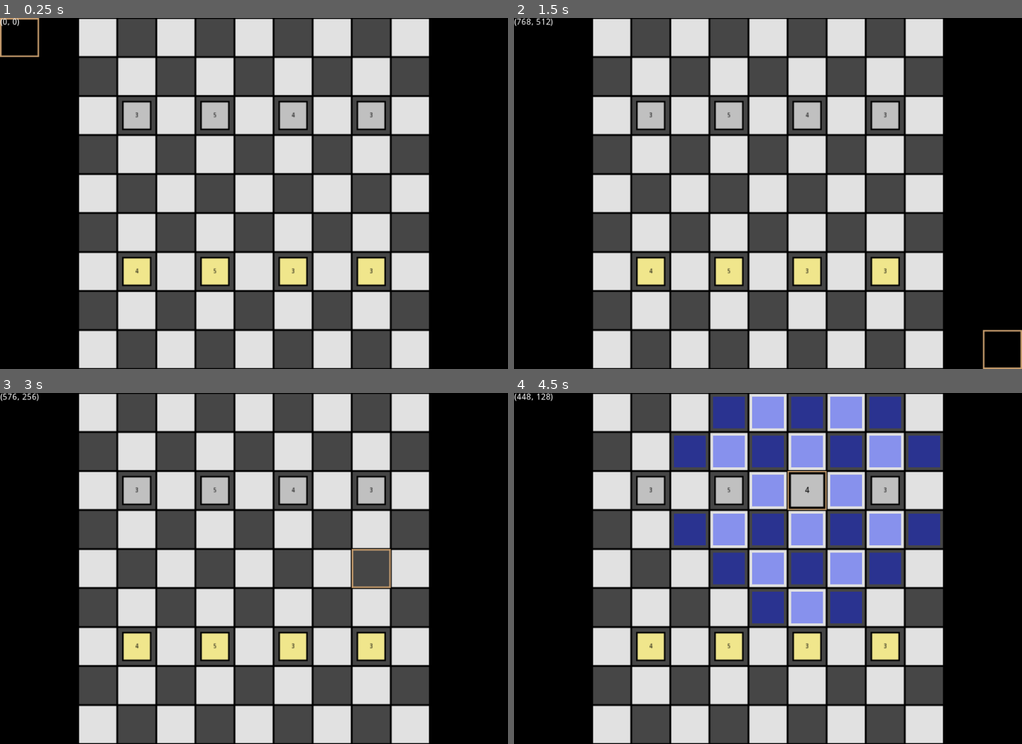
Above: before the commit, frames 1-4 (two rows, left to right).
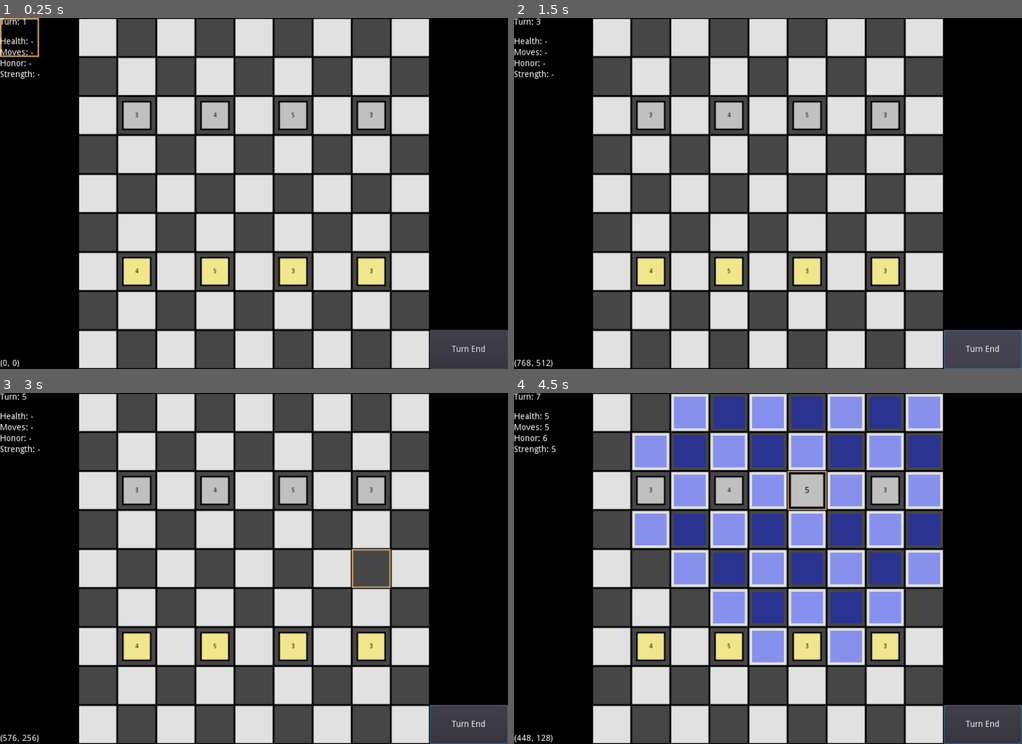
Above: after the commit, the same moments.

Repository: Taleshire/schachpira
Game: Godot game, scene res://assets/scenes/Level.tscn
Same seed, same stepped clock (60 frames per second), same inputs: the game is played once before the commit and once after it.
Inputs (mouse positions are in pixels of both pictures, inside the frame that each line leads up to):
- Up to frame 1 (0.25 s): no input
- Up to frame 2 (1.5 s): click (981, 347) at 0.5 s, where only the run after the commit has a clickable "Turn End"; click (981, 347) at 1.25 s, where only the run after the commit has a clickable "Turn End"
- Up to frame 3 (3 s): click (467, 722) at 2 s, where only the run after the commit has a clickable "Turn End"; tap Enter at 2.75 s; move the mouse to (365, 550) at 2.77 s; click (365, 550) at 2.85 s
- Up to frame 4 (4.5 s): right-click (879, 550) at 3.05 s; tap Space at 3.5 s; move the mouse to (666, 586) at 3.52 s; right-click (666, 586) at 3.6 s; click (666, 586) at 3.8 s; tap Enter at 4.25 s; move the mouse to (818, 491) at 4.27 s; click (818, 491) at 4.35 s

The runs differ from the first frame. In frame 1, 2.1% of the frame differs, in the area x 0-100%, y 0-100%; in frame 2, 2.1%; in frame 3, 2.1%; in frame 4, 9.1%.

Commit message:
simple turns, active actor stats, side variable for actors

Diff:
--- a/assets/scenes/Level.tscn
+++ b/assets/scenes/Level.tscn
@@ -44,44 +44,64 @@
 [node name="Actor1" parent="Actors" instance=ExtResource( 4 )]
 editor/display_folded = true
 position = Vector2( 352, 416 )
+HEALTH_MAX = 10
 MOVES_MAX = 5
+STRENGTH_MAX = 1
+SIDE = 1
 
 [node name="Actor2" parent="Actors" instance=ExtResource( 4 )]
 editor/display_folded = true
 position = Vector2( 224, 416 )
+SIDE = 1
 
 [node name="Actor3" parent="Actors" instance=ExtResource( 4 )]
 editor/display_folded = true
 position = Vector2( 608, 416 )
-MOVES_MAX = 3
+HEALTH_MAX = 6
+MOVES_MAX = 3
+STRENGTH_MAX = 3
+SIDE = 1
 
 [node name="Actor4" parent="Actors" instance=ExtResource( 4 )]
 editor/display_folded = true
 position = Vector2( 480, 416 )
 MOVES_MAX = 3
+SIDE = 1
 
 [node name="Foe1" parent="Actors" instance=ExtResource( 4 )]
 editor/display_folded = true
 position = Vector2( 352, 160 )
 texture = ExtResource( 5 )
+HEALTH_MAX = 11
+STRENGTH_MAX = 1
+SIDE = 1
+
+[node name="Foe2" parent="Actors" instance=ExtResource( 4 )]
+editor/display_folded = true
+position = Vector2( 480, 160 )
+texture = ExtResource( 5 )
+HEALTH_MAX = 5
 MOVES_MAX = 5
-
-[node name="Foe2" parent="Actors" instance=ExtResource( 4 )]
-editor/display_folded = true
-position = Vector2( 480, 160 )
-texture = ExtResource( 5 )
+STRENGTH_MAX = 5
+SIDE = 1
 
 [node name="Foe3" parent="Actors" instance=ExtResource( 4 )]
 editor/display_folded = true
 position = Vector2( 608, 160 )
 texture = ExtResource( 5 )
-MOVES_MAX = 3
+HEALTH_MAX = 6
+MOVES_MAX = 3
+STRENGTH_MAX = 3
+SIDE = 1
 
 [node name="Foe4" parent="Actors" instance=ExtResource( 4 )]
 editor/display_folded = true
 position = Vector2( 224, 160 )
 texture = ExtResource( 5 )
-MOVES_MAX = 3
+HEALTH_MAX = 12
+MOVES_MAX = 3
+STRENGTH_MAX = 1
+SIDE = 1
 
 [node name="UI" type="CanvasLayer" parent="."]
 layer = 1
@@ -119,6 +139,25 @@
 anchor_top = 0.0
 anchor_right = 0.0
 anchor_bottom = 0.0
+margin_top = 560.0
+margin_right = 40.0
+margin_bottom = 574.0
+rect_pivot_offset = Vector2( 0, 0 )
+rect_clip_content = false
+mouse_filter = 2
+mouse_default_cursor_shape = 0
+size_flags_horizontal = 1
+size_flags_vertical = 4
+valign = 2
+percent_visible = 1.0
+lines_skipped = 0
+max_lines_visible = -1
+
+[node name="Turn" type="Label" parent="UI/Draw"]
+anchor_left = 0.0
+anchor_top = 0.0
+anchor_right = 0.0
+anchor_bottom = 0.0
 margin_right = 40.0
 margin_bottom = 14.0
 rect_pivot_offset = Vector2( 0, 0 )
@@ -130,3 +169,112 @@
 percent_visible = 1.0
 lines_skipped = 0
 max_lines_visible = -1
+
+[node name="TurnEnd" type="Button" parent="UI/Draw"]
+anchor_left = 0.0
+anchor_top = 0.0
+anchor_right = 0.0
+anchor_bottom = 0.0
+margin_left = 704.0
+margin_top = 512.0
+margin_right = 832.0
+margin_bottom = 576.0
+rect_pivot_offset = Vector2( 0, 0 )
+rect_clip_content = false
+focus_mode = 2
+mouse_filter = 0
+mouse_default_cursor_shape = 0
+size_flags_horizontal = 1
+size_flags_vertical = 1
+toggle_mode = false
+enabled_focus_mode = 2
+shortcut = null
+group = null
+flat = false
+align = 1
+
+[node name="ActiveActor" type="GridContainer" parent="UI/Draw"]
+anchor_left = 0.0
+anchor_top = 0.0
+anchor_right = 0.0
+anchor_bottom = 0.0
+margin_top = 32.0
+margin_right = 46.0
+margin_bottom = 100.0
+rect_pivot_offset = Vector2( 0, 0 )
+rect_clip_content = false
+mouse_filter = 1
+mouse_default_cursor_shape = 0
+size_flags_horizontal = 1
+size_flags_vertical = 1
+columns = 1
+
+[node name="Health" type="Label" parent="UI/Draw/ActiveActor"]
+anchor_left = 0.0
+anchor_top = 0.0
+anchor_right = 0.0
+anchor_bottom = 0.0
+margin_bottom = 14.0
+rect_pivot_offset = Vector2( 0, 0 )
+rect_clip_content = false
+mouse_filter = 2
+mouse_default_cursor_shape = 0
+size_flags_horizontal = 1
+size_flags_vertical = 4
+percent_visible = 1.0
+lines_skipped = 0
+max_lines_visible = -1
+
+[node name="Moves" type="Label" parent="UI/Draw/ActiveActor"]
+anchor_left = 0.0
+anchor_top = 0.0
+anchor_right = 0.0
+anchor_bottom = 0.0
+margin_top = 18.0
+margin_bottom = 32.0
+rect_pivot_offset = Vector2( 0, 0 )
+rect_clip_content = false
+mouse_filter = 2
+mouse_default_cursor_shape = 0
+size_flags_horizontal = 1
+size_flags_vertical = 4
+percent_visible = 1.0
+lines_skipped = 0
+max_lines_visible = -1
+
+[node name="Honor" type="Label" parent="UI/Draw/ActiveActor"]
+anchor_left = 0.0
+anchor_top = 0.0
+anchor_right = 0.0
+anchor_bottom = 0.0
+margin_top = 36.0
+margin_bottom = 50.0
+rect_pivot_offset = Vector2( 0, 0 )
+rect_clip_content = false
+mouse_filter = 2
+mouse_default_cursor_shape = 0
+size_flags_horizontal = 1
+size_flags_vertical = 4
+percent_visible = 1.0
+lines_skipped = 0
+max_lines_visible = -1
+
+[node name="Strength" type="Label" parent="UI/Draw/ActiveActor"]
+anchor_left = 0.0
+anchor_top = 0.0
+anchor_right = 0.0
+anchor_bottom = 0.0
+margin_top = 54.0
+margin_bottom = 68.0
+rect_pivot_offset = Vector2( 0, 0 )
+rect_clip_content = false
+mouse_filter = 2
+mouse_default_cursor_shape = 0
+size_flags_horizontal = 1
+size_flags_vertical = 4
+percent_visible = 1.0
+lines_skipped = 0
+max_lines_visible = -1
+
+[connection signal="button_down" from="UI/Draw/TurnEnd" to="." method="_on_TurnEnd_button_down"]
+[connection signal="button_up" from="UI/Draw/TurnEnd" to="UI/Draw" method="_on_TurnEnd_button_up"]
--- a/assets/scripts/actor.gd
+++ b/assets/scripts/actor.gd
@@ -10,6 +10,7 @@
 export(int) var MOVES_MAX = 4
 export(int) var STRENGTH_MAX = 2
 export(int) var ATTACK_RANGE = 1
+export(int) var SIDE = 1
 
 var health : int
 var moves : int
@@ -62,6 +63,7 @@
 
 func turn_end():
 	moves = MOVES_MAX
+	honor = honor + 1
 	can_move = true
 	can_attack = true
 
--- a/assets/scripts/level.gd
+++ b/assets/scripts/level.gd
@@ -3,14 +3,15 @@
 onready var map = get_node("Map")
 onready var actors = get_node("Actors").get_children()
 onready var draw = get_node("UI/Draw")
-
 var active_actor = null setget set_active_actor
 
+var turn : int = 1
 
 func _ready():
 	for actor in actors:
 		map.block_tile(map.flatten(map.world_to_map(actor.get_position())))
 		print(actor.name, ": ", actor.get_position())
+	set_active_actor(null)
 	set_process_input(true)
 
 
@@ -71,7 +72,14 @@
 		active_actor.reduce_sprite()
 		map.block_tile(map.flatten(active_actor.get_map_position()))
 	active_actor = new_actor
+	draw.draw_actor_stats()
 	print("Actor changed!: ", active_actor)
 	if active_actor != null:
 		active_actor.enlarge_sprite()
 		map.unblock_tile(map.flatten(active_actor.get_map_position()))
+
+
+func _on_TurnEnd_button_down():
+	for actor in actors:
+		actor.turn_end()
+	turn = turn + 1
--- a/assets/scripts/ui.gd
+++ b/assets/scripts/ui.gd
@@ -6,6 +6,13 @@
 onready var container = get_node("MarkerContainer")
 onready var tile = get_node("Tile")
 onready var actors = get_node("../../Actors").get_children()
+onready var turn_end = get_node("TurnEnd")
+onready var turn = get_node("Turn")
+
+onready var health = get_node("ActiveActor/Health")
+onready var moves = get_node("ActiveActor/Moves")
+onready var honor = get_node("ActiveActor/Honor")
+onready var strength = get_node("ActiveActor/Strength")
 
 var move_marker = preload("res://assets/scenes/Marker.tscn")
 
@@ -13,6 +20,12 @@
 
 const BASE_LINE_WIDTH = 3.0
 const DRAW_COLOR = Color('#fff')
+
+
+func _ready():
+	turn.text = str("Turn: ", level.turn)
+	turn_end.text = String("Turn End")
+
 
 func _process(delta):
 	for actor in actors:
@@ -42,9 +55,23 @@
 		last = current
 	draw_circle(end_fixed, BASE_LINE_WIDTH * 2.0, DRAW_COLOR)
 
+
 #
 # P U B L I C   M E T H O D S
 #
+
+
+func draw_actor_stats():
+	if level.active_actor != null:
+		health.text = str("Health: ", level.active_actor.health)
+		moves.text = str("Moves: ", level.active_actor.moves)
+		honor.text = str("Honor: ", level.active_actor.honor)
+		strength.text = str("Strength: ", level.active_actor.strength)
+	else:
+		health.text = str("Health: -")
+		moves.text = str("Moves: -")
+		honor.text = str("Honor: -")
+		strength.text = str("Strength: -")
 
 
 func draw_marker():
@@ -70,3 +97,7 @@
 	var children = container.get_children()
 	for c in children:
 		c.queue_free()
+
+
+func _on_TurnEnd_button_up():
+	turn.text = String("Turn: ") + String(level.turn)
--- a/todo.gd
+++ b/todo.gd
@@ -20,10 +20,10 @@
 
 
 # T U R N   S Y S T E M
-#	[] add a "turn end" button
-#		[] reset moves
-#		[] earn honor
-#		[] health / mira regeneration?
+#	[x] add a "turn end" button
+#		[x] reset moves
+#		[x] earn honor
+#		- health / mira regeneration?
 
 
 # C O M B A T   S Y S T E M
